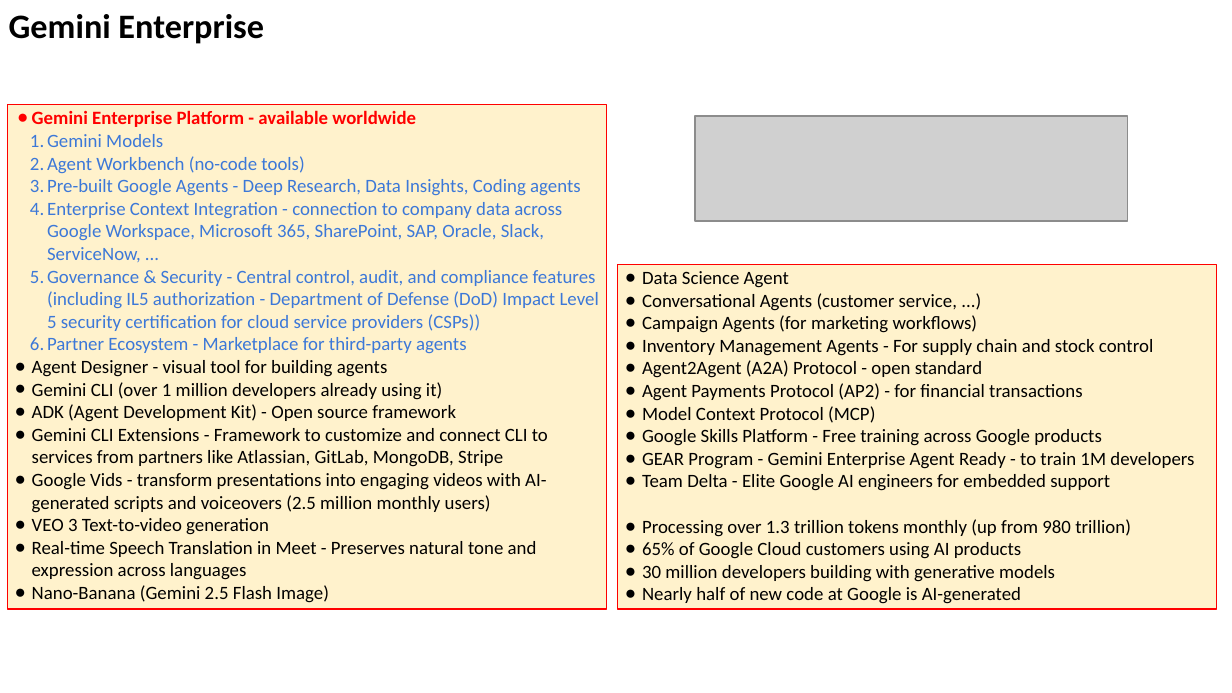
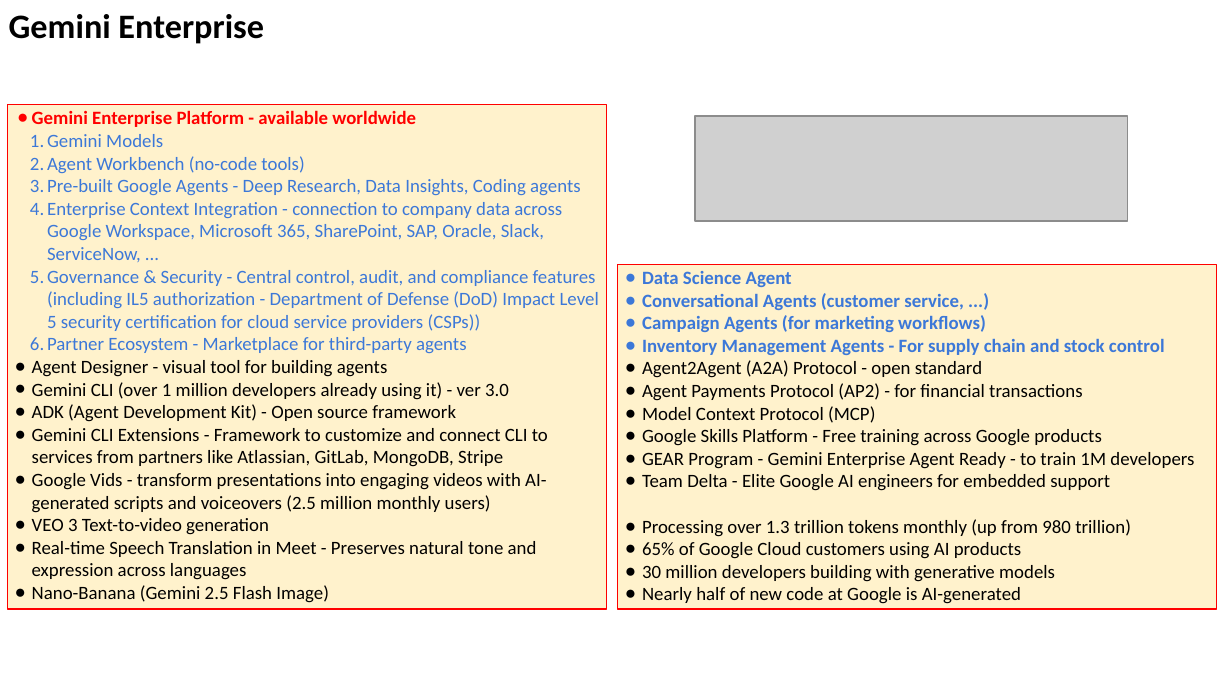
Before and after one commit to lselector/seminar, a slide deck: slide 3 of 2025/2025-10-10-AI-Updates.pptx. Drawn at 1232x693 pixels with LibreOffice and Linux fonts; fonts in the diff are those of the drawing; grey boxes stand for pictures. Boxes give left, top, right and bottom in pixels: in the first picture for what was removed or moved away, otherwise in the second. Text is boxed around its words. In the diff, an @@ line names an element or a change of style, - is before the commit and + after.

```diff
--- a/2025/2025-10-10-AI-Updates.pptx
+++ b/2025/2025-10-10-AI-Updates.pptx
@@ text in rectangle at [642,271,1165,355]: text colour #000000 to #3C78D8, bold on in "Data Science Agent", "Conversational Agents (customer service, ...)", "Campaign Agents (for marketing workflows)", "Inventory Management Agents - For supply chain ..."; bullet colour #000000 to #3C78D8 @@
@@ text in rectangle at [32,382,509,400]: text changed @@
-● Gemini CLI (over 1 million developers already using it)
+● Gemini CLI (over 1 million developers already using it) - ver 3.0
```
Also in this commit, not shown: 6 other slides changed, 2 slides added, 1 slide removed.
